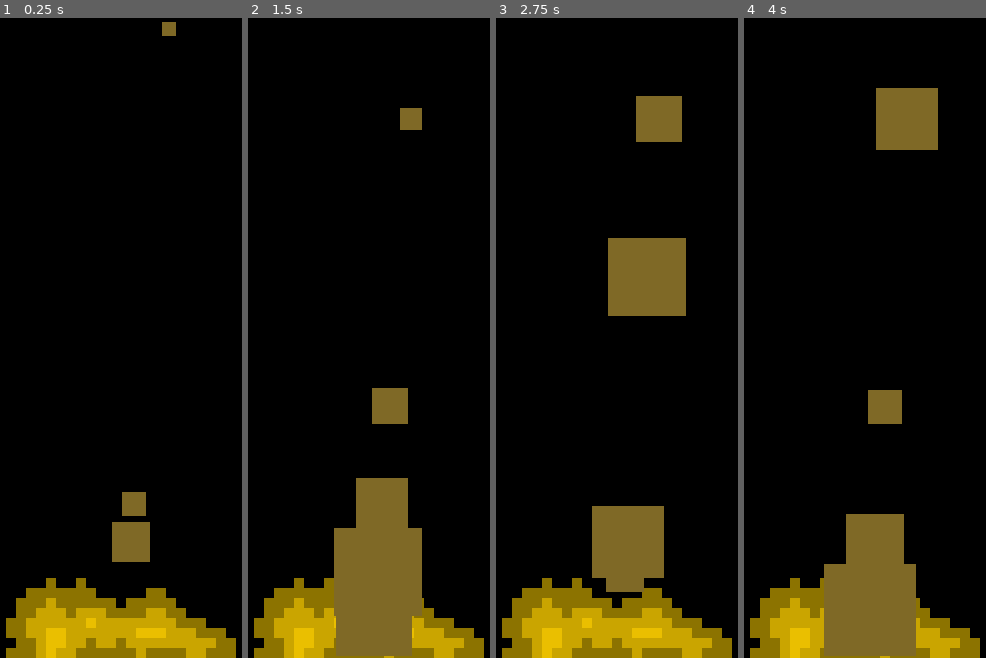
Above: before the commit, frames 1-4 (left to right).
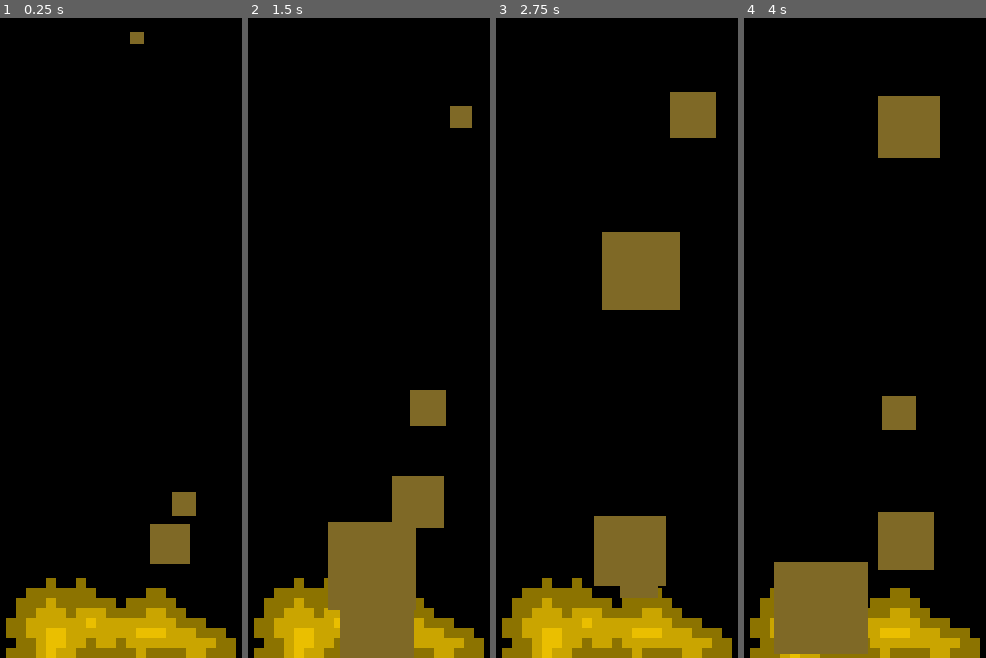
Above: after the commit, the same moments.

Repository: D4-Vinci/smthing-useless
Game: Godot game, scene res://main.tscn
Same seed, same stepped clock (60 frames per second), same inputs: the game is played once before the commit and once after it.
Inputs:
- Up to frame 1 (0.25 s): no input
- Up to frame 2 (1.5 s): tap Enter (ui_accept) at 0.5, 0.6, 0.77, 1.07, 1.35 s
- Up to frame 3 (2.75 s): tap Enter (ui_accept) at 1.52, 1.82, 2.1 s
- Up to frame 4 (4 s): tap Enter (ui_accept) at 2.85, 3.02, 3.32, 3.6, 3.77 s

The runs differ from the first frame. In frame 1, 3.0% of the frame differs, in the area x 46-81%, y 0-86%; in frame 2, 5.6%; in frame 3, 4.3%; in frame 4, 9.4%, in the area x 12-81%, y 10-100%.
Error before the commit: Parse Error: Expected ":" after "if" condition. (res://booze.gd:10)
Error after the commit: Invalid assignment of property or key 'emitting' with value of type 'bool' on a base object of type 'CPUParticles2D'. (res://booze.gd:11)

Commit message:
Fixing the wromg Godot project commit

Diff:
--- a/booze.gd
+++ b/booze.gd
@@ -7,5 +7,5 @@
 
 
 func _process(delta):
-	if Input.is_action_just_pressed("ui_accept")
+	if Input.is_action_just_pressed("ui_accept"):
 		CPUParticles2D.emitting = !$CPUParticles2D.emitting
--- a/main.tscn
+++ b/main.tscn
@@ -26,6 +26,8 @@
 explosiveness = 0.33
 randomness = 1.0
 lifetime_randomness = 0.26
+emission_shape = 3
+emission_rect_extents = Vector2(5.5, 1)
 gravity = Vector2(73, -1000)
 scale_amount_min = 0.0
 scale_amount_max = 10.0
Not shown, added: 295323-pouring_milk-close_up_1.wav.import
Not shown, added: 295323-pouring_milk-close_up_1.wav
